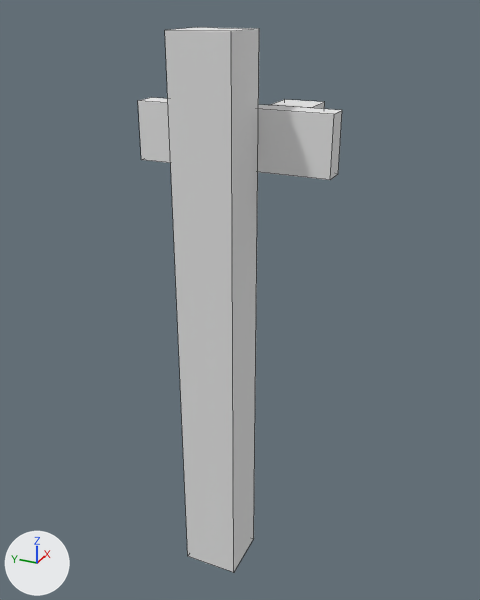
The Blender file threeObjProject/BlenderModels/TrafficLight.blend: old version first, new version second.
Rendered twice from a 50 mm camera at (-6.94, -2.93, 7.33) aimed at (0.19, 0.28, 3.76). Arrows for +X, +Y and +Z are at lower left; the lights stay in place. Mesh edges are drawn as thin lines.
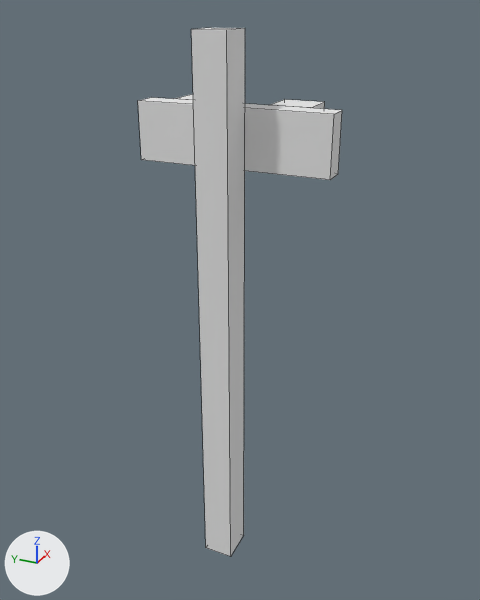
Diff of the bpy script that builds the scene:
```diff
--- a/threeObjProject/BlenderModels/TrafficLight.blend.py
+++ b/threeObjProject/BlenderModels/TrafficLight.blend.py
@@ me_cube_001 @@
 me_cube_001.from_pydata(...)  # 32 vertices, 24 faces; spans x -1.0..0.51, y -0.69..1.72, z -6.18..0.82
 # used by ob_cube_001; location = (0.3, -0.2, 6.2)
+# me_cube_001 part 1: the loose piece of 8 vertices spanning x -1.0..-0.3, y 0.17..0.9, z -6.18..0.82 is scaled about its middle by (0.648, 0.544, 1), then moved by (0.12, 0.0, 0.0)
 me_cube_001.materials.append(mat_material)
```

Where the change shows, as pixel boxes [x1, y1, x2, y2] in the pictures (480 x 600 px; the box of a moved part takes in the faces that stretch with it):
'Cube.001', reshaped
    before: [138, 27, 342, 572]
    after: [138, 28, 342, 556]
part 1 of me_cube_001, moved or reshaped
    before: [165, 27, 259, 572]
    after: [191, 28, 245, 556]
